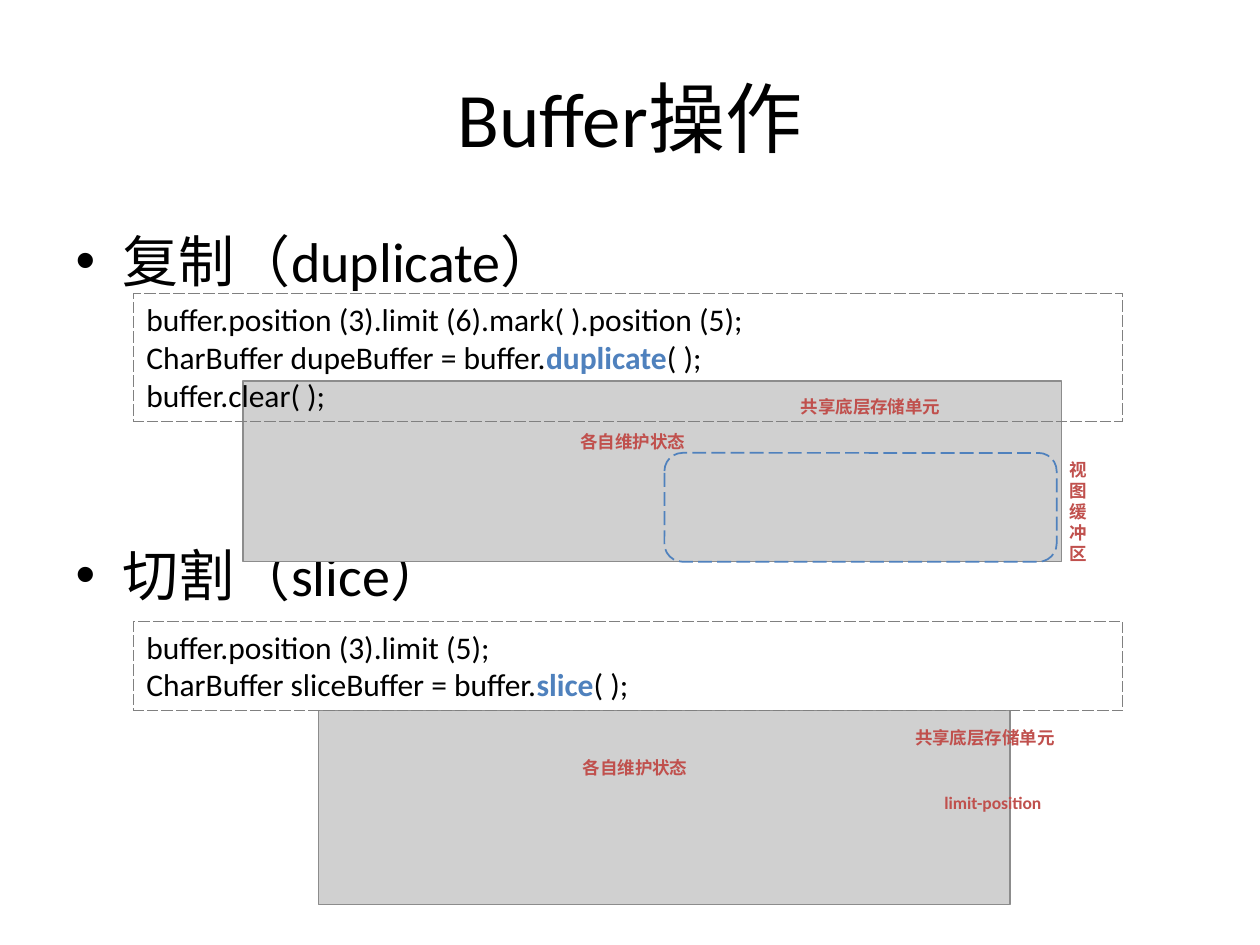
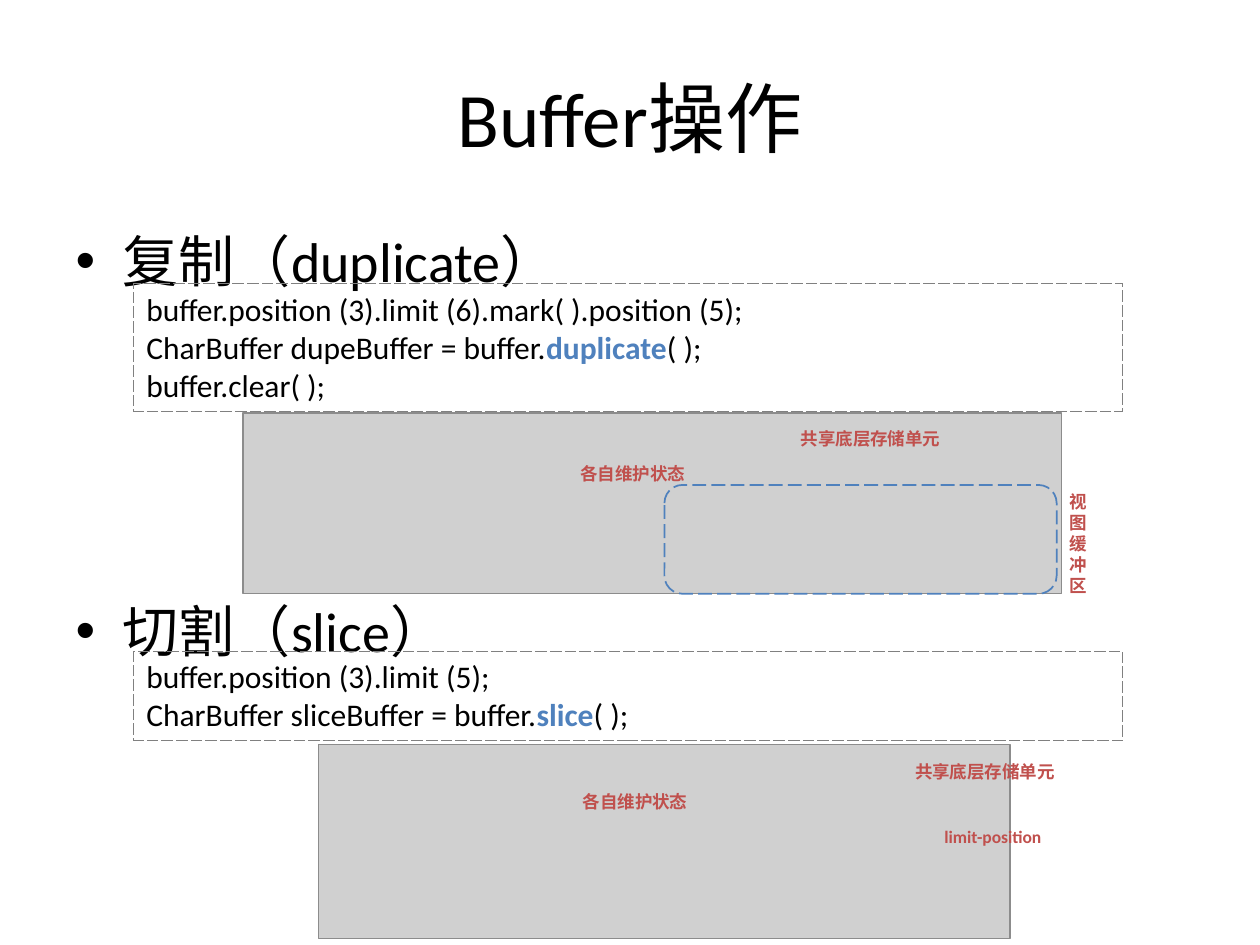
Before and after one commit to guhanjie/Knowledge-sharing, a slide deck: slide 12 of 扒一扒Java IO那些事儿.pptx. Drawn at 1260x945 pixels with LibreOffice and Linux fonts; fonts in the diff are those of the drawing; grey boxes stand for pictures. Boxes give left, top, right and bottom in pixels: in the first picture for what was removed or moved away, otherwise in the second. Text is boxed around its words. In the diff, an @@ line names an element or a change of style, - is before the commit and + after.

```diff
--- a/扒一扒Java IO那些事儿.pptx
+++ b/扒一扒Java IO那些事儿.pptx
@@ rectangle "buffer.position (3).limit (6).mark( ).position (5);" moved from (x1=134, y1=294, x2=1123, y2=421) to (x1=134, y1=284, x2=1123, y2=411) @@
@@ 2 texts, 1 picture, 1 rectangle, 1 rounded rectangle moved together from (x1=134, y1=381, x2=1123, y2=711) to (x1=134, y1=413, x2=1123, y2=741) @@
@@ text at (x1=123, y1=604, x2=446, y2=667): line spacing 1 to 2; less space between paragraphs @@
@@ 4 texts, 1 picture moved together from (x1=319, y1=398, x2=1055, y2=905) to (x1=319, y1=430, x2=1055, y2=939) @@
```
Also in this commit, not shown: 8 other slides changed, 7 slides added, 1 slide removed.
